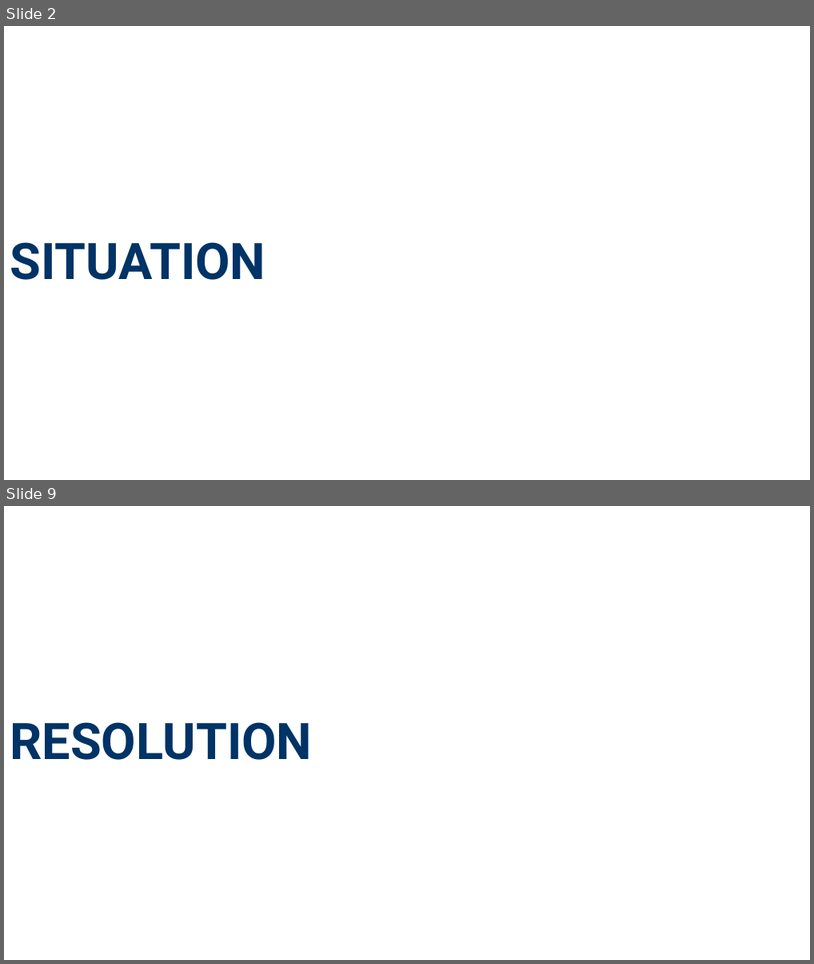
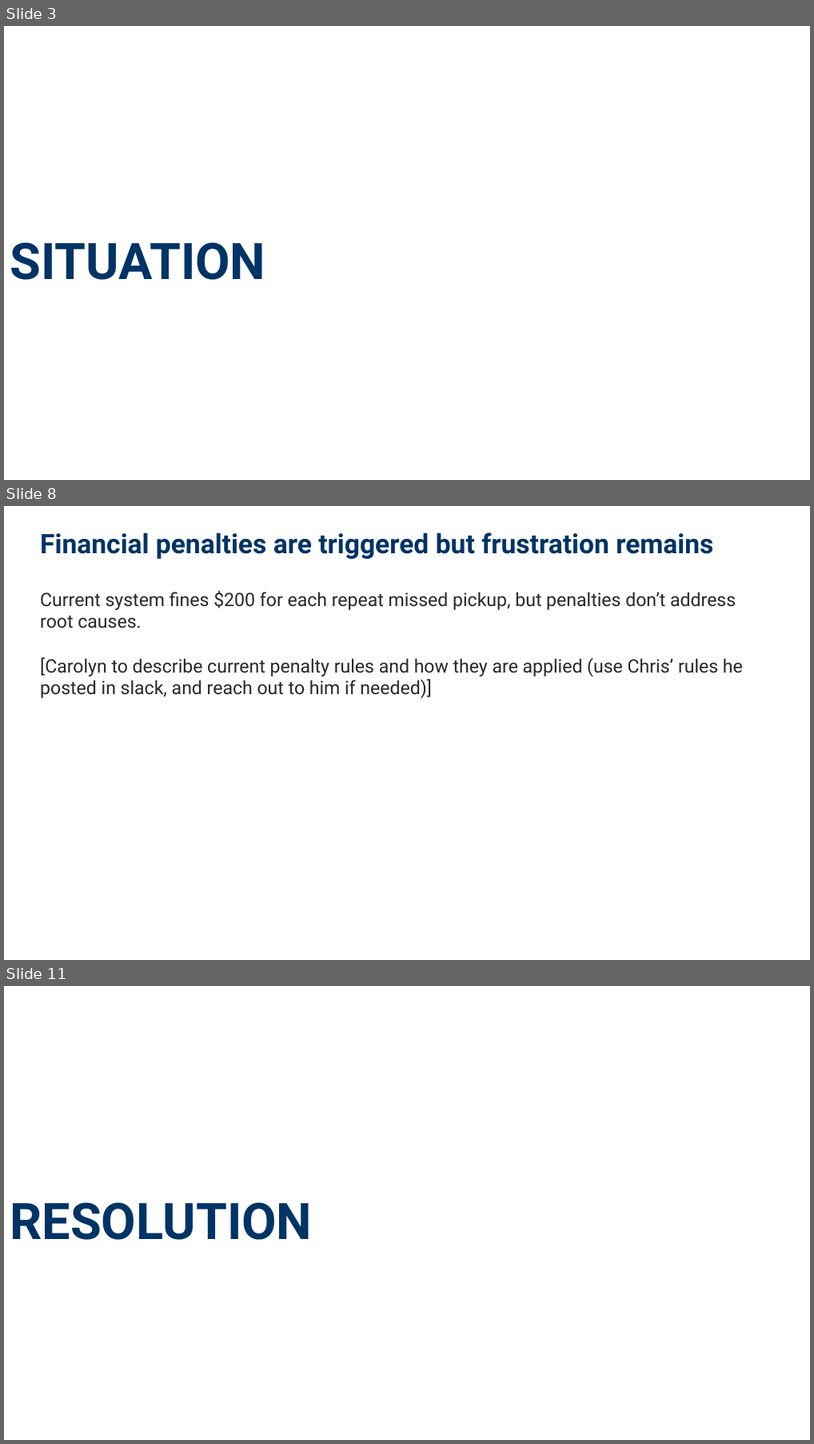
Before and after one commit to NewForce-Cohort-11-Data/trash-haulers-null-void-waste-solutions, a slide deck: Missed_Trash_Pickups_Presentation_16x9_Formatted.pptx. Shown one above the other, each under a label of ours: slides 2 and 9 before the commit, slides 3, 8 and 11 after it; the slides between them are not shown. The pictures are 814x964 and 814x1444 pixels, drawn with LibreOffice and Linux fonts; fonts in the diff are those of the drawing. Boxes give left, top, right and bottom in pixels: in the first picture for what was removed or moved away, otherwise in the second. Text is boxed around its words. In the diff, an @@ line names an element or a change of style, - is before the commit and + after.

```diff
--- a/Missed_Trash_Pickups_Presentation_16x9_Formatted.pptx
+++ b/Missed_Trash_Pickups_Presentation_16x9_Formatted.pptx
@@ slide 8 added at (4,506,810,960), background #FFFFFF @@
@@ text added at (40,532,714,559), 32 pt, text #003366, bold @@
+Financial penalties are triggered but frustration remains
@@ text added at (40,591,743,698), 22 pt, text #282828 @@
+Current system fines $200 for each repeat missed pickup, but penalties don’t address root causes.
+[Carolyn to describe current penalty rules and how they are applied (use Chris’ rules he posted in slack, and reach out to him if needed)]
@@ what was slide 2 is now slide 3 @@
@@ what was slide 9 is now slide 11 @@
```
Also in this commit, not shown: 7 slides changed, 3 other slides added, 3 slides removed, 9 other files.
